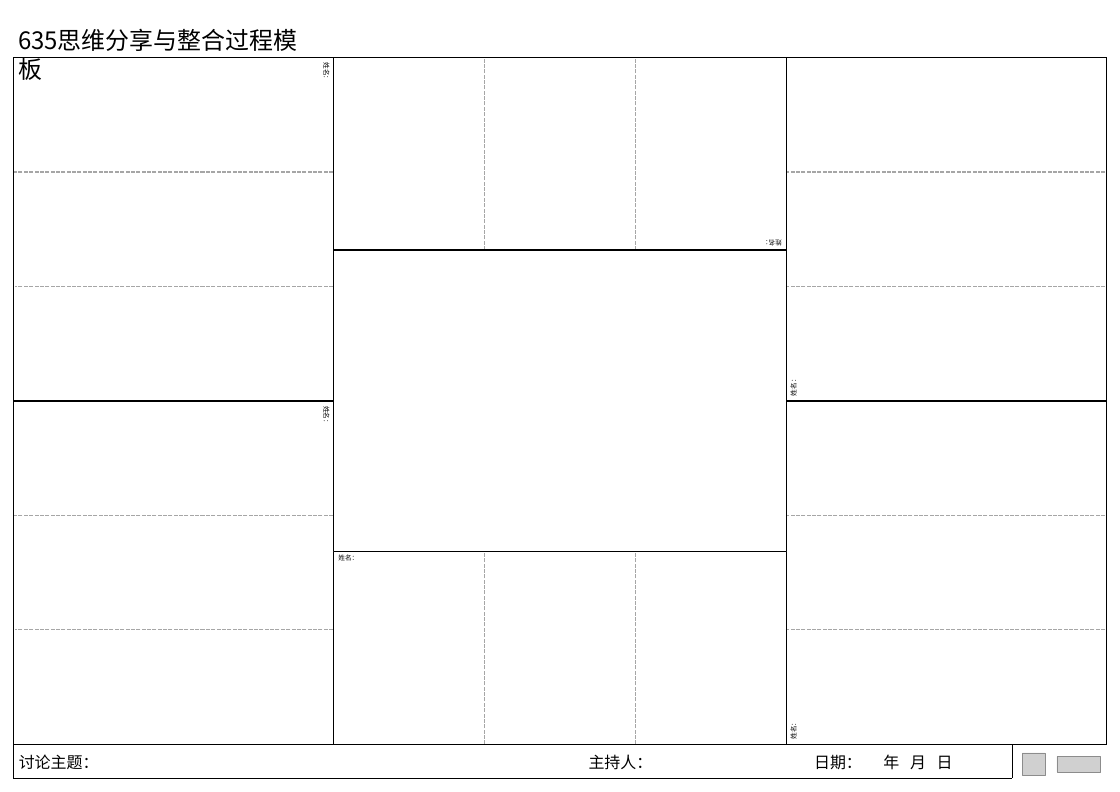
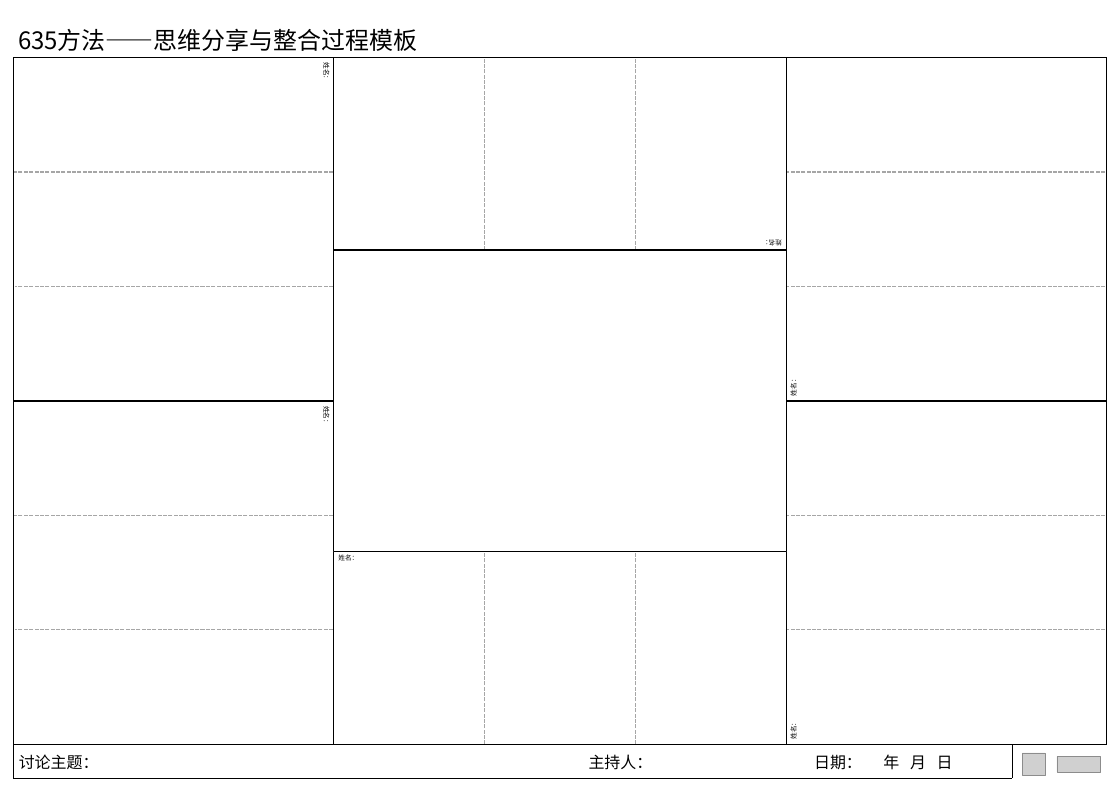
Before and after one commit to woodyme/i.center_my_workzone, a slide deck: slide 1 of 暑期实习-创新实习/635研讨/635思维分享与整合过程-附件1.pptx. Drawn at 1120x792 pixels with LibreOffice and Linux fonts; fonts in the diff are those of the drawing; grey boxes stand for pictures. Boxes give left, top, right and bottom in pixels: in the first picture for what was removed or moved away, otherwise in the second. Text is boxed around its words. In the diff, an @@ line names an element or a change of style, - is before the commit and + after.

```diff
--- a/暑期实习-创新实习/635研讨/635思维分享与整合过程-附件1.pptx
+++ b/暑期实习-创新实习/635研讨/635思维分享与整合过程-附件1.pptx
@@ text at [18, 29, 417, 51]: text changed @@
-635思维分享与整合过程模板
+635方法——思维分享与整合过程模板
```
Also in this commit, not shown: 1 other file.
